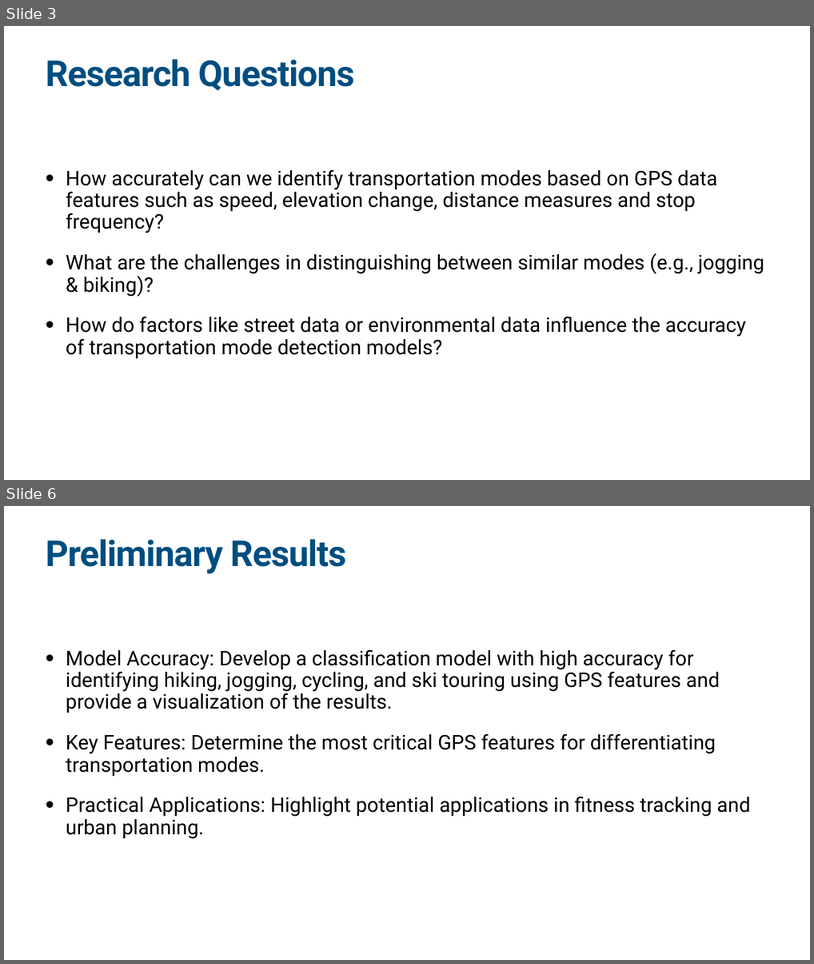
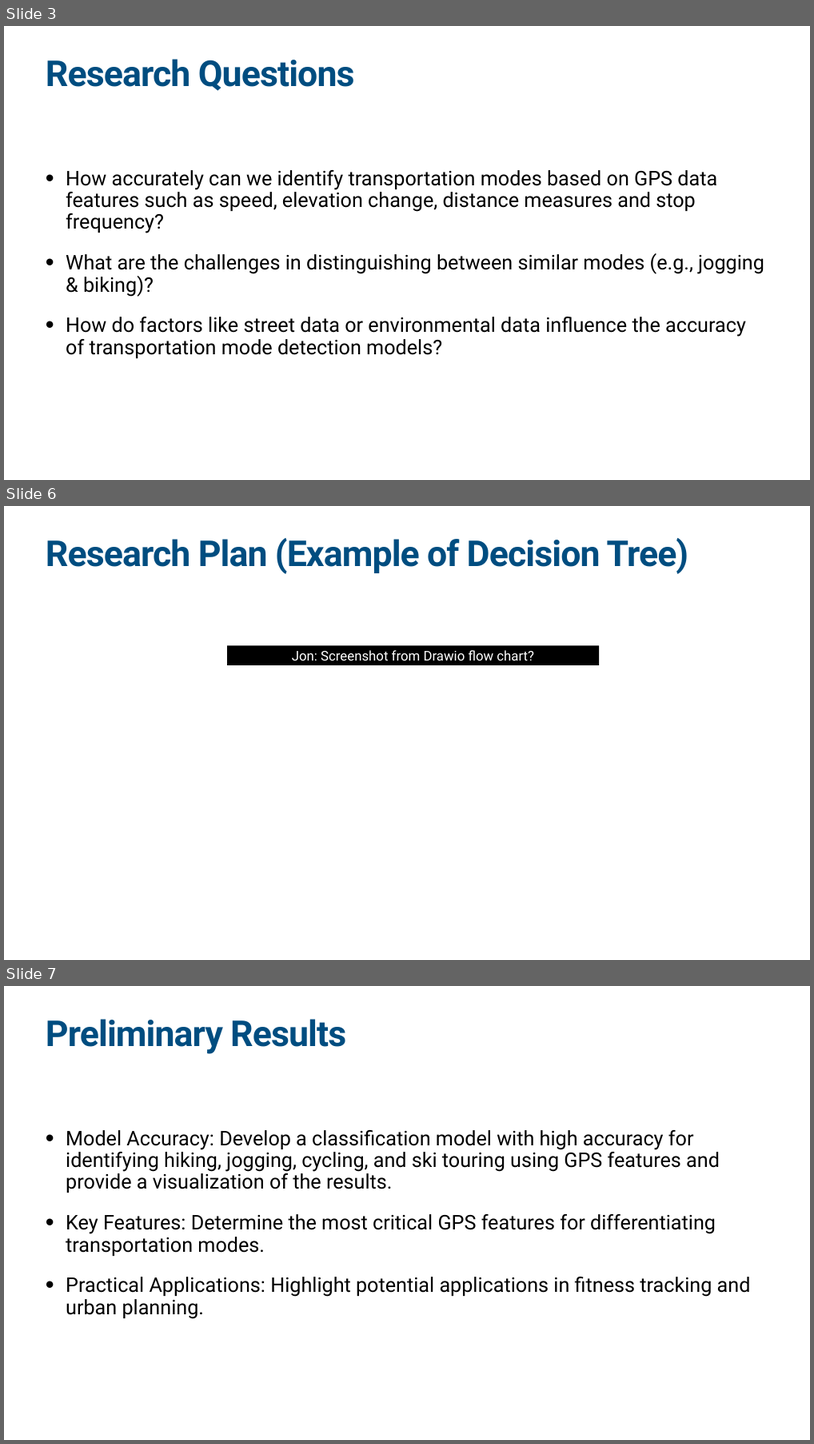
Before and after one commit to jonglr/GEO880-Project, a slide deck: Presentation.pptx. Shown one above the other, each under a label of ours: slides 3 and 6 before the commit, slides 3, 6 and 7 after it; the slides between them are not shown. The pictures are 814x964 and 814x1444 pixels, drawn with LibreOffice and Linux fonts; fonts in the diff are those of the drawing. Boxes give left, top, right and bottom in pixels: in the first picture for what was removed or moved away, otherwise in the second. Text is boxed around its words. In the diff, an @@ line names an element or a change of style, - is before the commit and + after.

```diff
--- a/Presentation.pptx
+++ b/Presentation.pptx
@@ slide 6 added at bbox=[4, 506, 810, 960], background #FFFFFF @@
@@ title added at bbox=[46, 538, 689, 574], 85 pt, text #004D80, bold @@
+Research Plan (Example of Decision Tree)
@@ rectangle added at bbox=[227, 645, 599, 665], fill #000000, 32 pt, text #FFFFFF @@
+Jon: Screenshot from Drawio flow chart?
@@ what was slide 6 is now slide 7 @@
```
Also in this commit, not shown: 3 slides changed, 1 other slide added, 1 slide removed, 1 other file.
